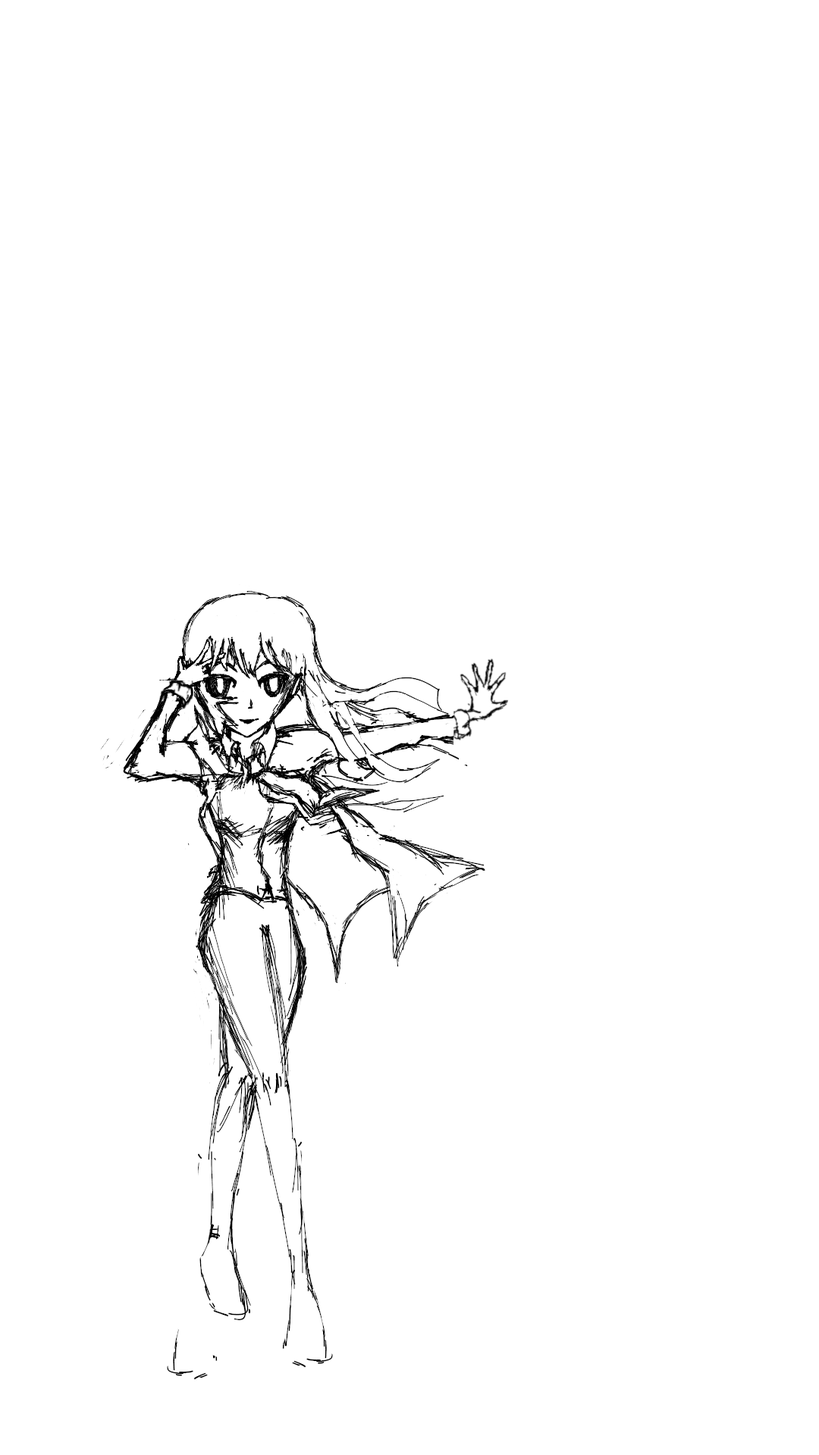
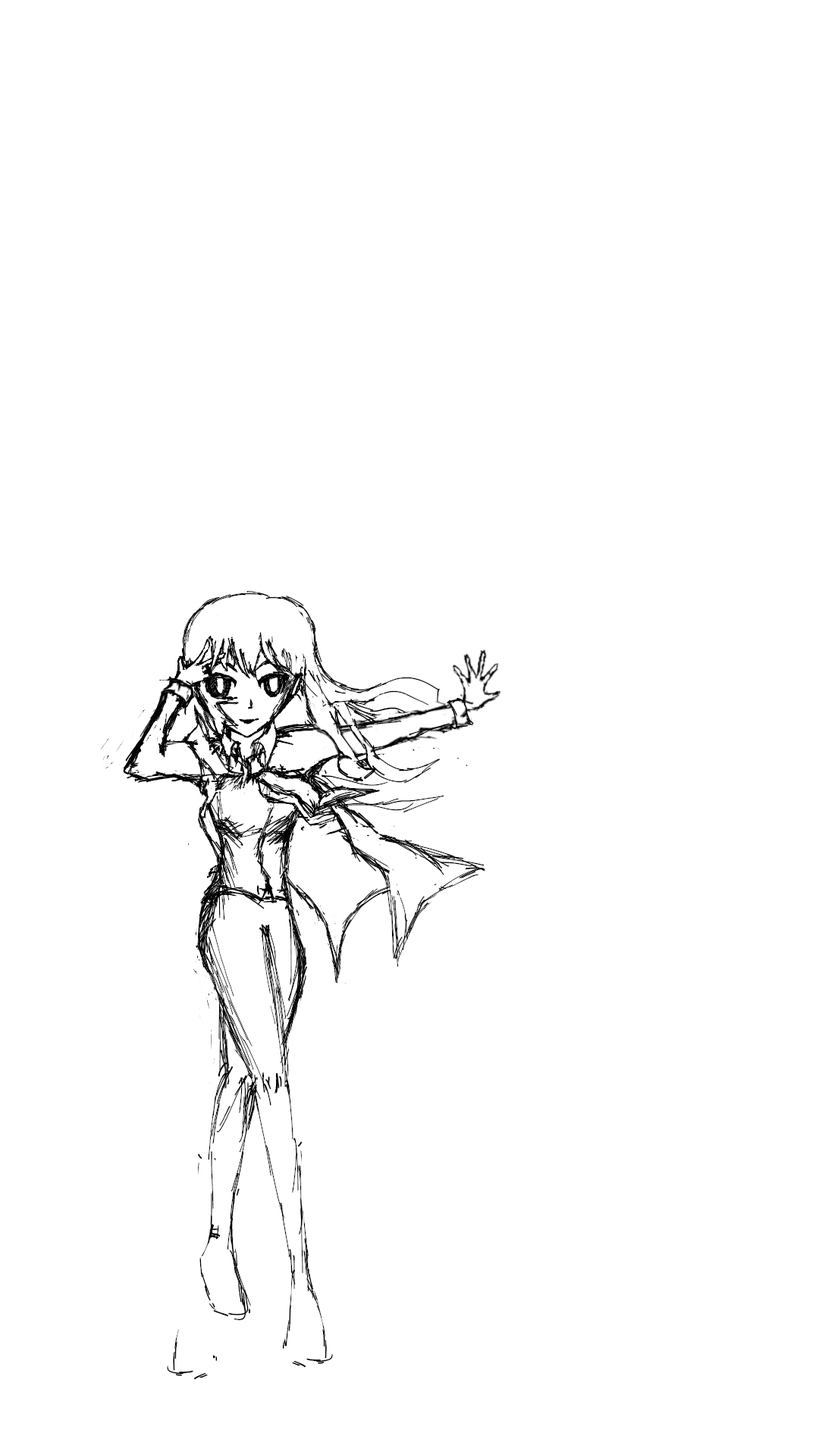
Layer changes from the first 819 x 1455 image to the second:
painted on "Background" over [123, 648, 509, 941]
